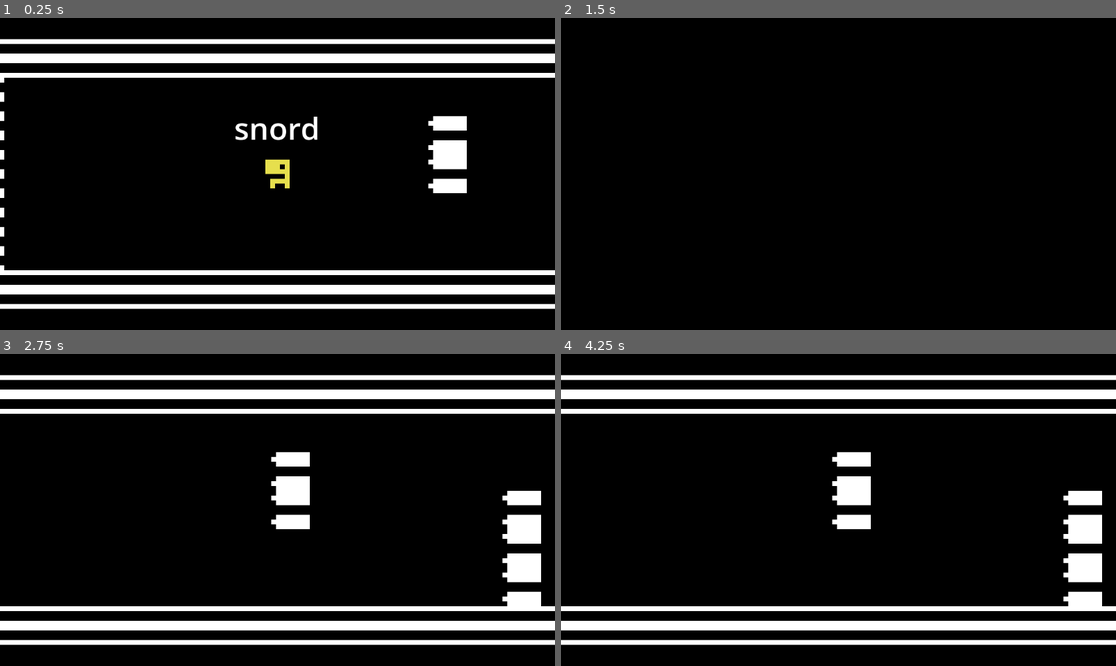
Above: before the commit, frames 1-4 (two rows, left to right).
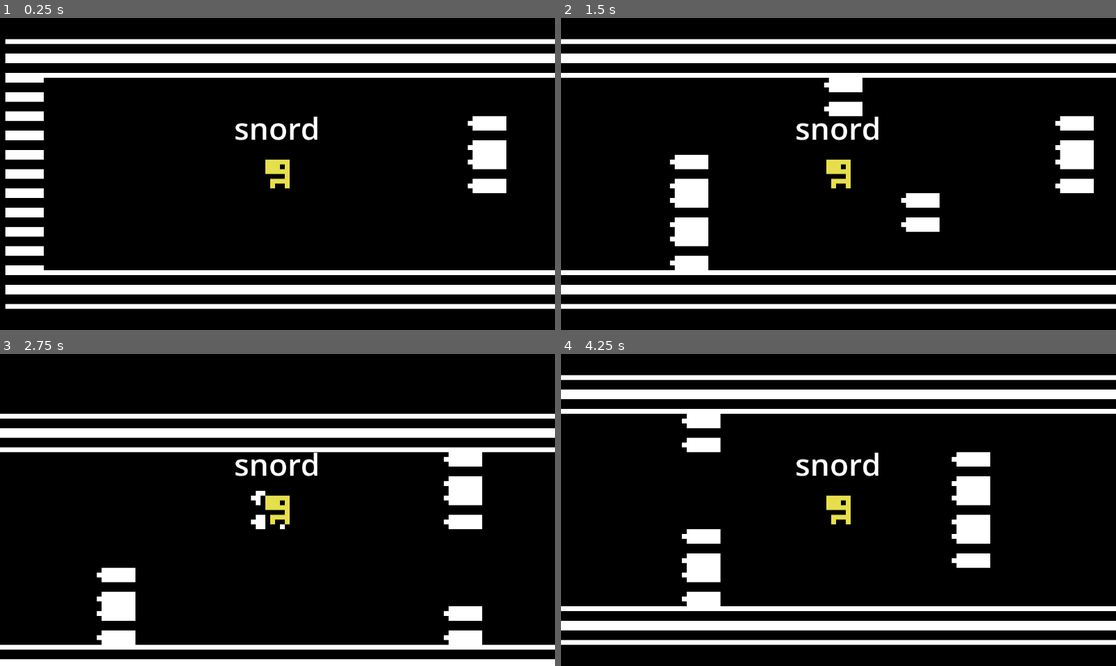
Above: after the commit, the same moments.

Repository: Lukkex/SNORD
Game: Godot game, scene res://root.tscn
Two runs of this game, one before a commit and one after it. Both use one fixed random seed, a clock stepped at 60 frames per second and the inputs below.
Inputs (mouse positions are in pixels of both pictures, inside the frame that each line leads up to):
- Up to frame 1 (0.25 s): no input
- Up to frame 2 (1.5 s): move the mouse to (960, 158) at 0.52 s; hold W (up) 0.53-1.28 s; move the mouse to (727, 189) at 1.27 s; hold S (down) from 1.28 s (still down)
- Up to frame 3 (2.75 s): move the mouse to (333, 441) at 2.02 s; release S (down) at 2.03 s; hold W (up) from 2.03 s (still down)
- Up to frame 4 (4.25 s): move the mouse to (810, 572) at 2.77 s; move the mouse to (1005, 556) at 3.52 s; release W (up) at 3.53 s; hold S (down) from 3.53 s (still down)

The runs differ from the first frame. In frame 1, 5.1% of the frame differs, in the area x 0-92%, y 6-94%; in frame 2, 18%; in frame 3, 29%, in the area x 0-100%, y 6-100%; in frame 4, 7.1%.

Commit message:
Phera (#4)
* player level tweaks and death

* merge

* shit

Diff:
--- a/Button class/button.gd
+++ b/Button class/button.gd
@@ -5,7 +5,7 @@
 
 
 func _ready() -> void:
-	text = set_text
+	if set_text != "button": text = set_text
 
 func _on_pressed() -> void:
 	if scene: get_tree().change_scene_to_packed(scene)
--- a/Player/player.gd
+++ b/Player/player.gd
@@ -8,6 +8,7 @@
 # EXPORTS
 @export var sprite_texture : Texture
 @export var speed_multiplier := 1
+@export var collision_on := true
 @export_range(1,5) var channel : int = 3 ## set the starting channel from 0 to 4
 
 # Signals
@@ -40,11 +41,11 @@
 
 
 func _on_collision_area_body_entered(body: Node2D) -> void:
-	if body.name == "Spikes":
+	if body.name == "Spikes" and collision_on:
 		print("die")
 		camera_2d.reparent(get_tree().current_scene)
 		SignalBus.player_died.emit()
 		queue_free()
 	if body.name == "Victory":
 		print("win")
-		SignalBus.player_died.emit()
+		SignalBus.player_win.emit()
--- a/level.tscn
+++ b/level.tscn
@@ -44,3 +44,5 @@
 
 [node name="Player" parent="." instance=ExtResource("2_vonw3")]
 position = Vector2(14, -8)
+speed_multiplier = 6
+collision_on = false
